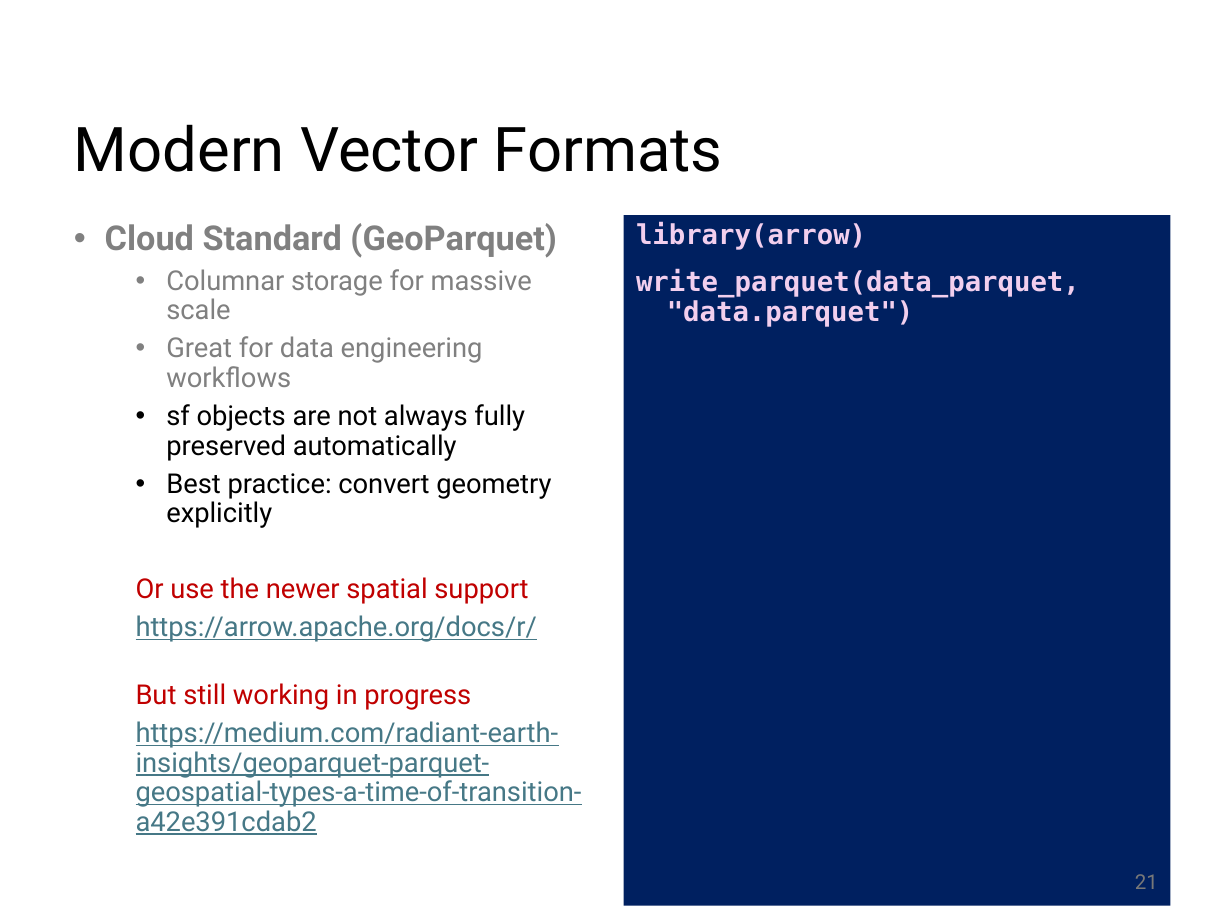
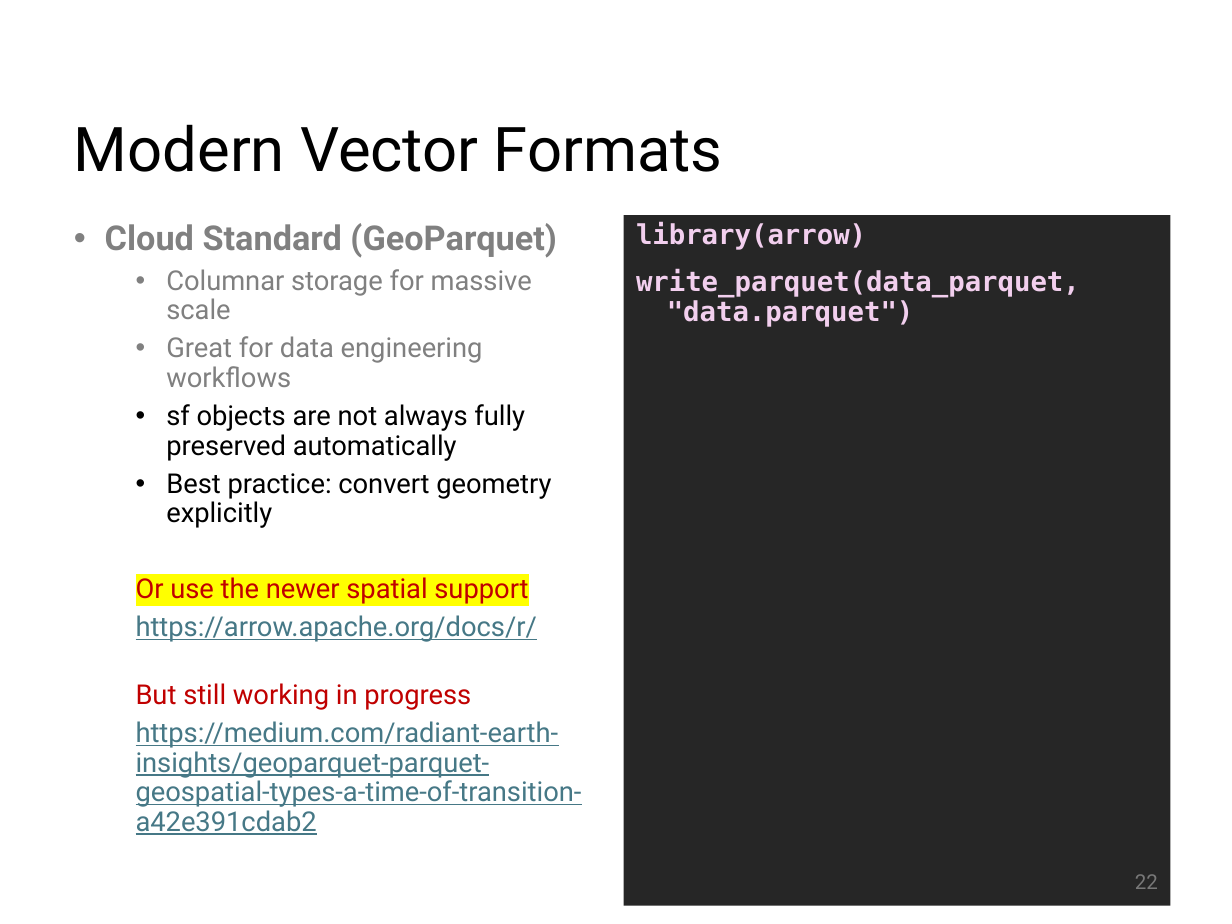
Before and after one commit to abuabara/abuabara.github.io, a slide deck: slide 22 of DAEN489S26/week10_slides.pptx (slide 21 before the commit). Drawn at 1232x924 pixels with LibreOffice and Linux fonts; fonts in the diff are those of the drawing. Boxes give left, top, right and bottom in pixels: in the first picture for what was removed or moved away, otherwise in the second. Text is boxed around its words. In the diff, an @@ line names an element or a change of style, - is before the commit and + after.

```diff
--- a/DAEN489S26/week10_slides.pptx
+++ b/DAEN489S26/week10_slides.pptx
@@ text "library(arrow)" at (x1=623, y1=216, x2=1170, y2=907): fill #002060 to #262626 @@
@@ text at (x1=136, y1=573, x2=528, y2=604): highlight none to #FFFF00 in "Or use the newer spatial support" @@
@@ page number at (x1=1135, y1=874, x2=1158, y2=889): text changed @@
-21
+22
```
Also in this commit, not shown: 12 other slides changed, 1 slide added, 1 other file.
